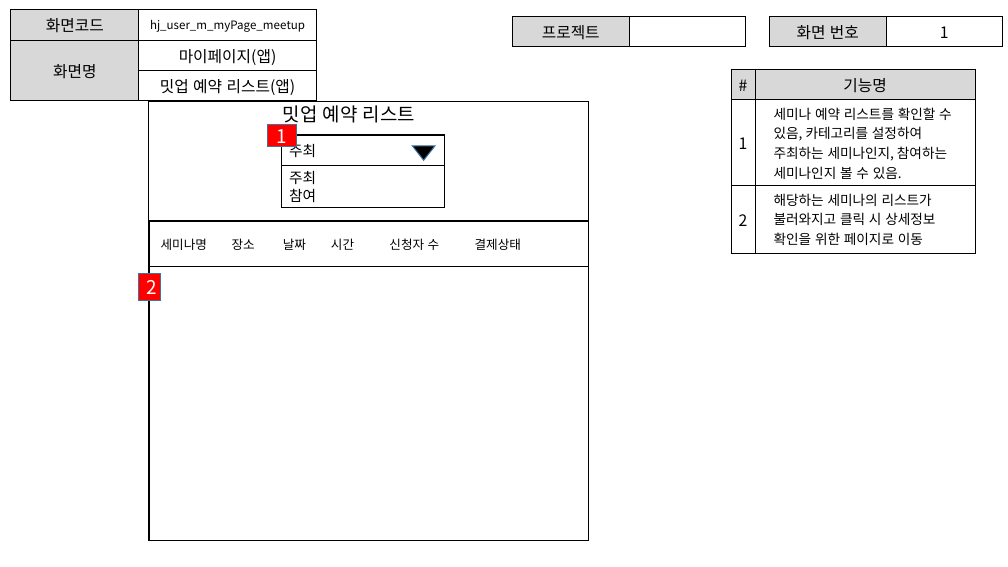
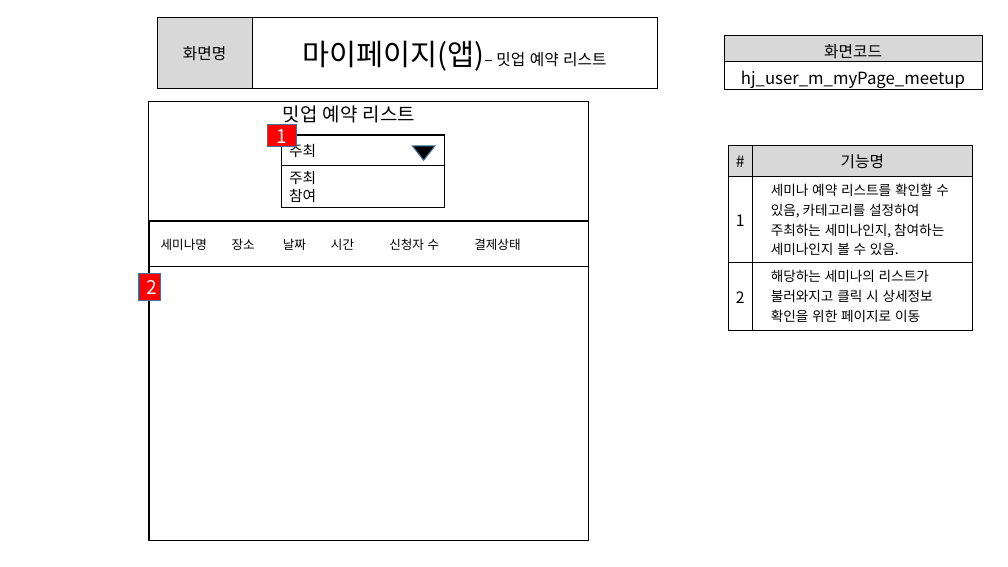
Before and after one commit to ezenteam2/e-Zone, a slide deck: slide 28 of 0 발표용 파워포인트/project05 - 파워포인트 종합 - 형준.pptx. Drawn at 1008x567 pixels with LibreOffice and Linux fonts; fonts in the diff are those of the drawing. Boxes give left, top, right and bottom in pixels: in the first picture for what was removed or moved away, otherwise in the second. Text is boxed around its words. In the diff, an @@ line names an element or a change of style, - is before the commit and + after.

```diff
--- a/0 발표용 파워포인트/project05 - 파워포인트 종합 - 형준.pptx
+++ b/0 발표용 파워포인트/project05 - 파워포인트 종합 - 형준.pptx
@@ table at (157, 17, 657, 88) @@
-row 1: 화면코드 | hj_user_m_myPage_meetup
-row 2: 화면명 | 마이페이지(앱)
-row 3:  | 밋업 예약 리스트(앱)
+row 1: 화면명 | 마이페이지(앱)– 밋업 예약 리스트
@@ table: place and size @@
-table at (11, 10, 316, 99)
+table at (157, 17, 657, 88)
@@ table removed at (513, 17, 746, 43), 1 rows, 2 columns @@
-프로젝트 | 
@@ table removed at (770, 17, 1003, 44), 1 rows, 2 columns @@
-화면 번호 | 1
@@ table added at (724, 35, 982, 93), 2 rows, 1 columns @@
+화면코드
+hj_user_m_myPage_meetup
@@ table: place and size @@
-table at (731, 70, 975, 249)
+table at (728, 146, 972, 326)
```
Also in this commit, not shown: 30 other slides changed, 1 slide removed.
